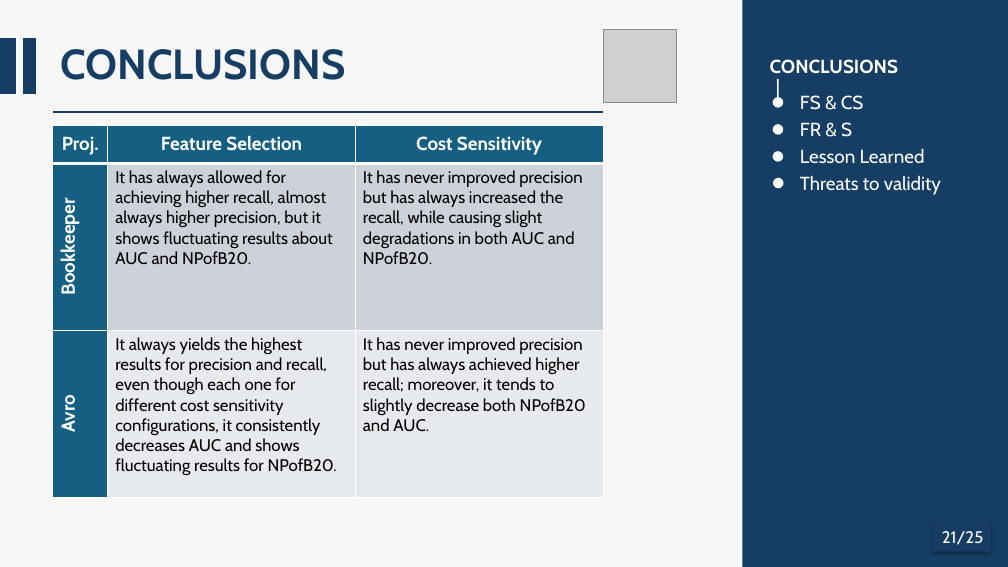
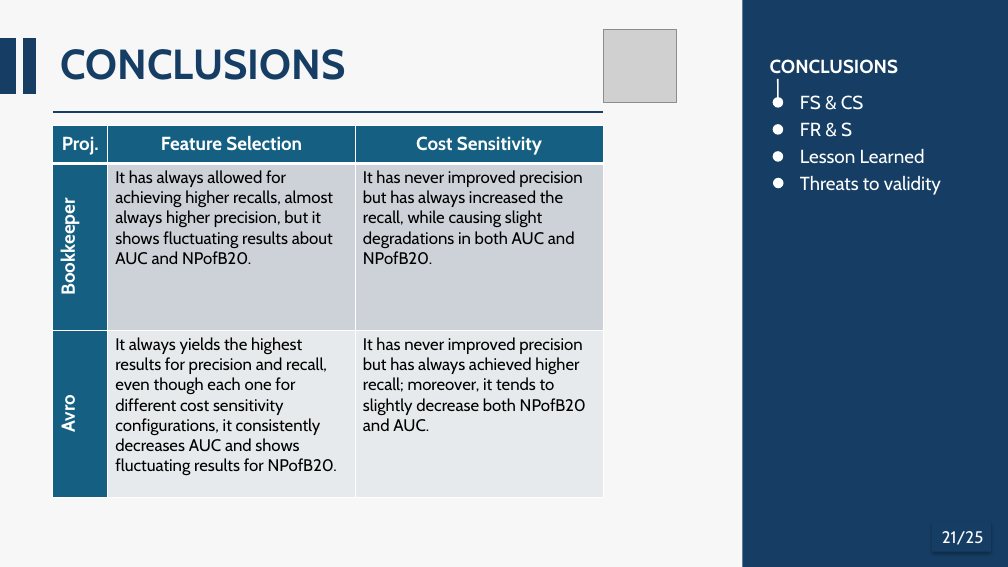
Before and after one commit to AlessandroFinocchi/ISW2_Metrics_Proj, a slide deck: slide 21 of docs/ISW2_Presentation.pptm. Drawn at 1008x567 pixels with LibreOffice and Linux fonts; fonts in the diff are those of the drawing; grey boxes stand for pictures. Boxes give left, top, right and bottom in pixels: in the first picture for what was removed or moved away, otherwise in the second. Text is boxed around its words. In the diff, an @@ line names an element or a change of style, - is before the commit and + after.

```diff
--- a/docs/ISW2_Presentation.pptm
+++ b/docs/ISW2_Presentation.pptm
@@ table at (53,125,604,497) @@
-row 2, column 2: It has always allowed for achieving higher recall, almost always higher precision, but it shows fluctuating results about AUC and NPofB20.
+row 2, column 2: It has always allowed for achieving higher recalls, almost always higher precision, but it shows fluctuating results about AUC and NPofB20.
```
Also in this commit, not shown: 13 other slides changed.
